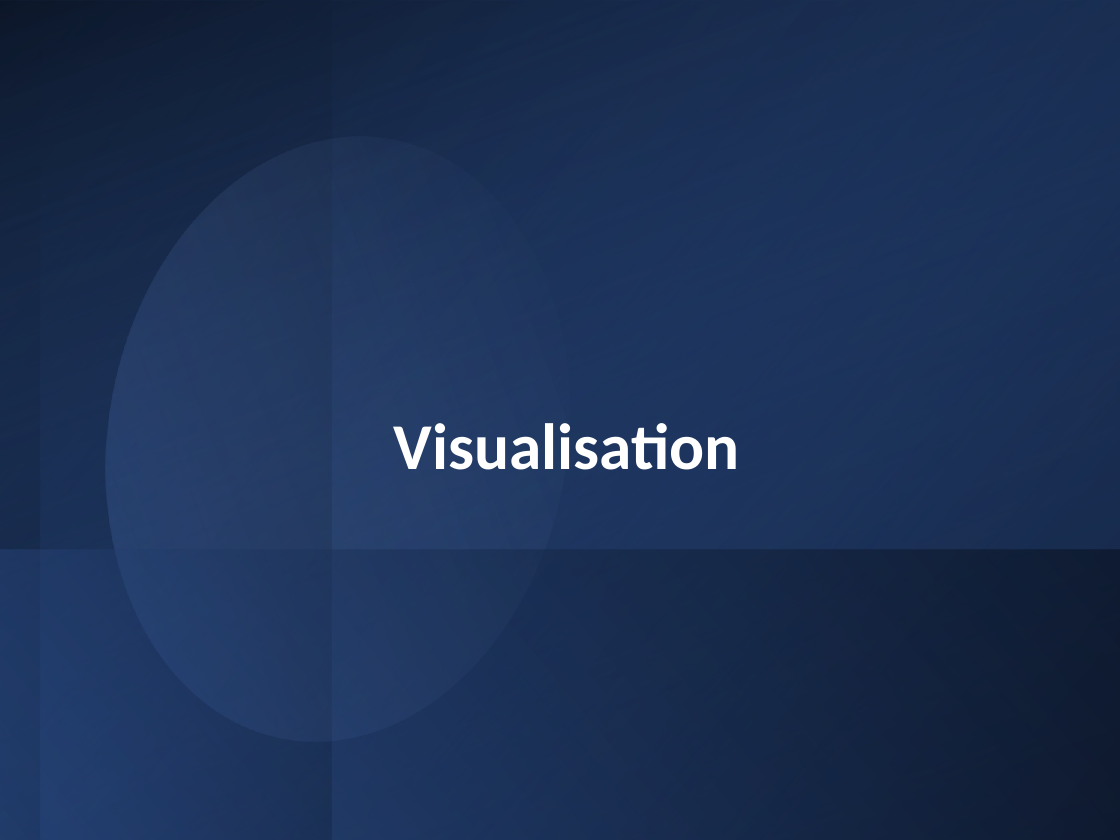
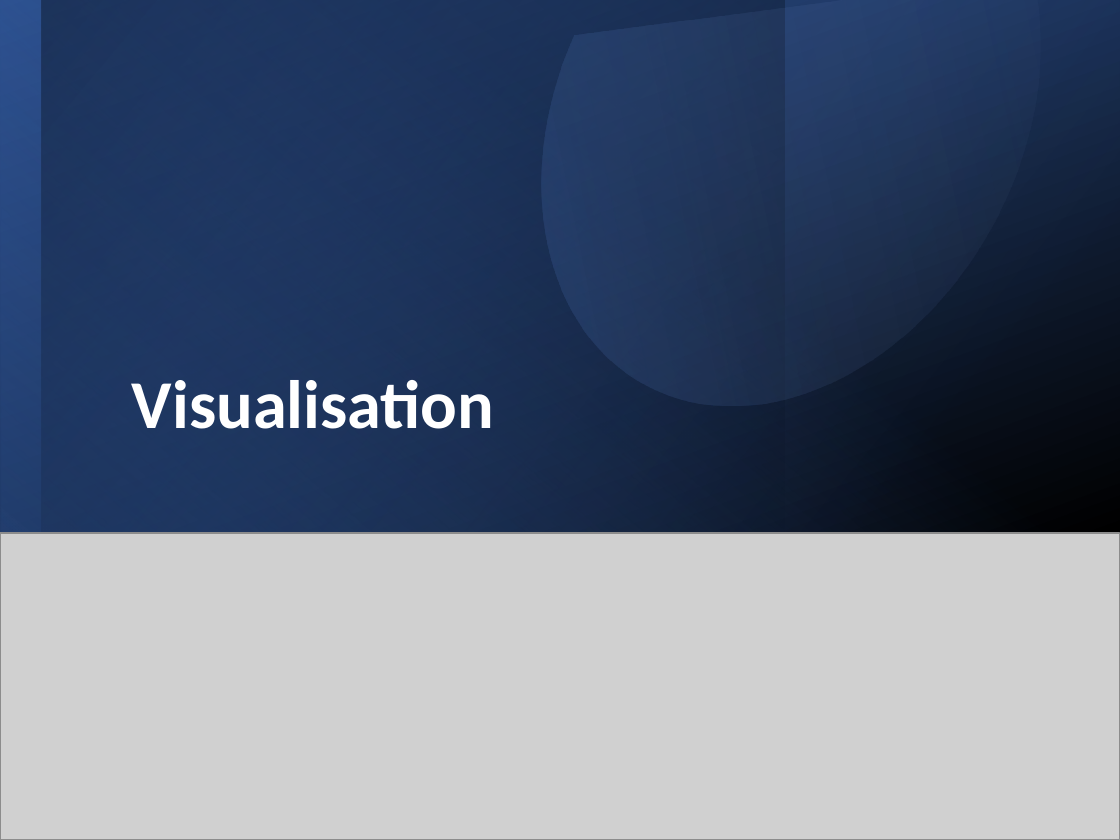
Before and after one commit to LauraElKaim/Project_Three_Body_Problem, a slide deck: slide 8 of beamer/Three_body_problem_powerpoint.pptx. Drawn at 1120x840 pixels with LibreOffice and Linux fonts; fonts in the diff are those of the drawing; grey boxes stand for pictures. Boxes give left, top, right and bottom in pixels: in the first picture for what was removed or moved away, otherwise in the second. Text is boxed around its words. In the diff, an @@ line names an element or a change of style, - is before the commit and + after.

```diff
--- a/beamer/Three_body_problem_powerpoint.pptx
+++ b/beamer/Three_body_problem_powerpoint.pptx
@@ rectangle at (0, 0, 1120, 533): mirrored; rotation 0 to 180 degrees @@
@@ rectangle at (0, 0, 1120, 533): fill gradient #000000 to #2F5597 to gradient #4472C4 to #2F5597; rotation 180 to 90 degrees @@
@@ rectangle removed at (0, 0, 332, 840) @@
@@ rectangle added at (0, 0, 785, 533), fill gradient #203864 to #000000 @@
@@ rectangle at (42, 0, 1120, 533): fill gradient #203864 to #4472C4 to gradient #4472C4 to #000000; mirrored; rotation 180 to 90 degrees @@
@@ rectangle removed at (332, 1, 1120, 840) @@
@@ freeform shape added at (445, 0, 1106, 493), fill gradient #4472C4 to #8FAADC @@
@@ ellipse removed at (59, 100, 614, 777) @@
@@ title "Visualisation": place and size @@
-title "Visualisation" at (394, 423, 740, 470)
+title "Visualisation" at (132, 380, 494, 429)
@@ title "Visualisation" at (132, 380, 494, 429): size 42 to 44 pt @@
@@ picture added at (0, 533, 1120, 840) @@
@@ rectangle removed at (0, 550, 1120, 840) @@
```
Also in this commit, not shown: 11 other slides changed, 2 slides added, 5 other files.
